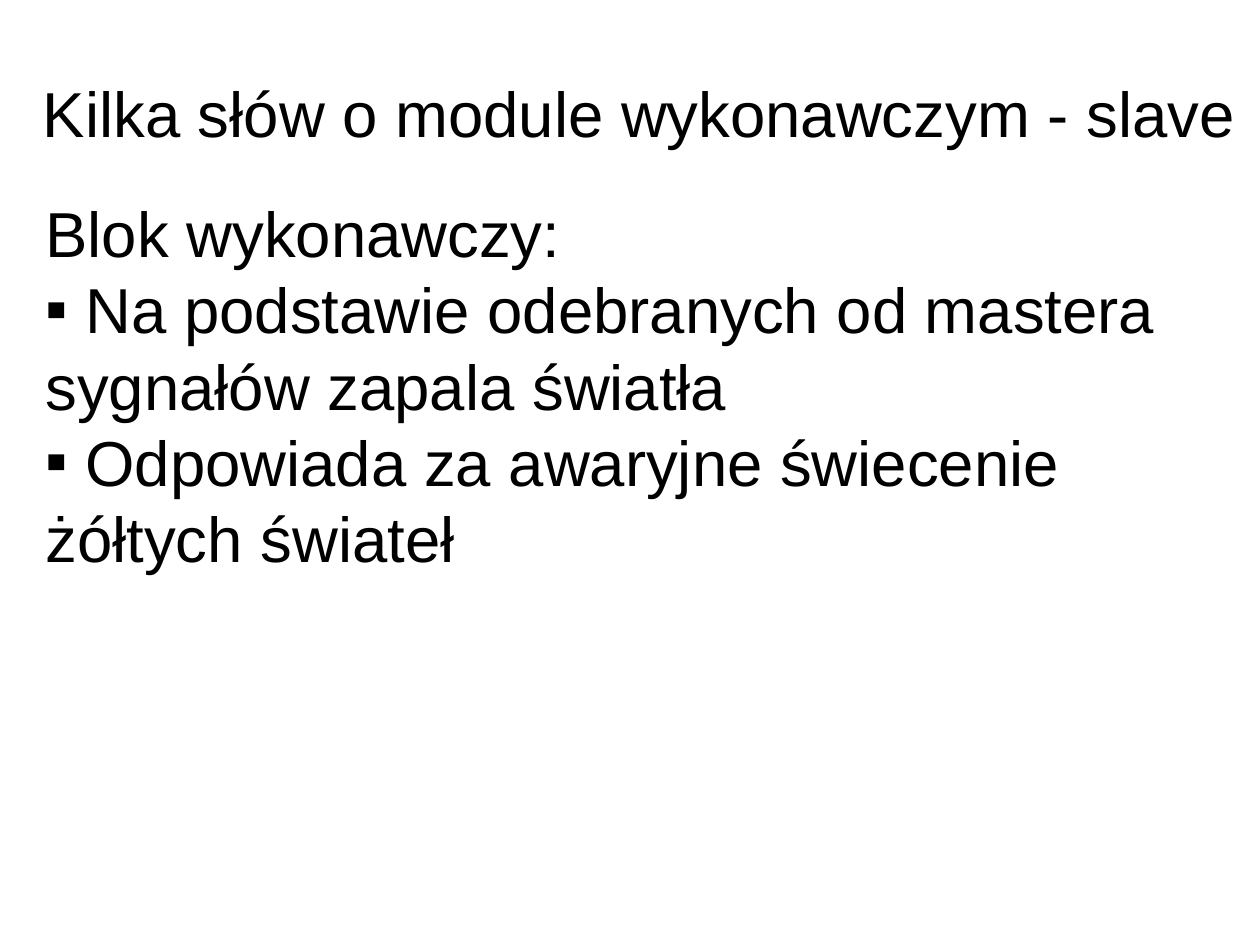
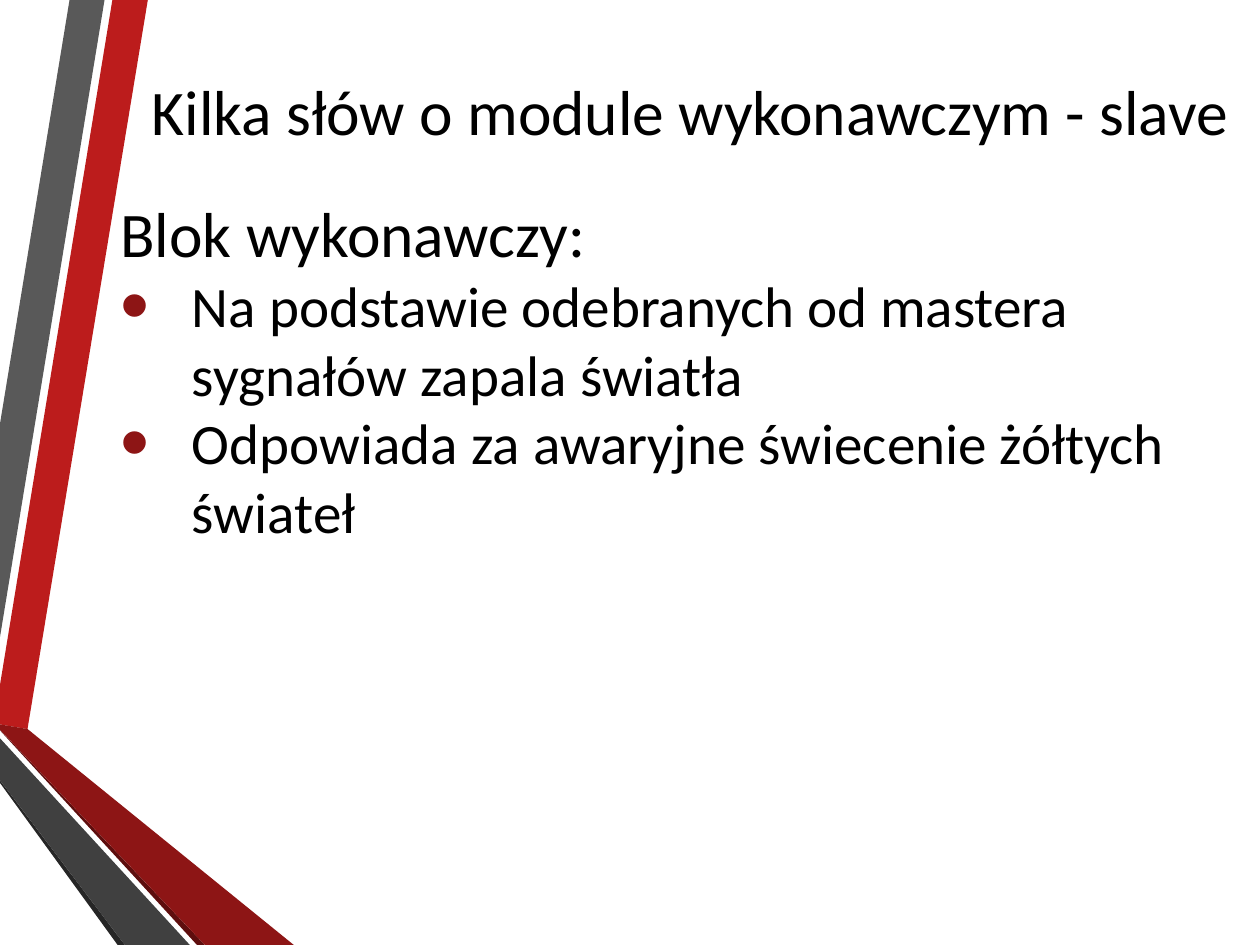
Before and after one commit to AleksanderPasiut/APProject_TrafficLights, a slide deck: slide 9 of prezentacja.pptx. Drawn at 1260x945 pixels with LibreOffice and Linux fonts; fonts in the diff are those of the drawing; background and template pictures are left out. Boxes give left, top, right and bottom in pixels: in the first picture for what was removed or moved away, otherwise in the second. Text is boxed around its words. In the diff, an @@ line names an element or a change of style, - is before the commit and + after.

```diff
--- a/prezentacja.pptx
+++ b/prezentacja.pptx
@@ title "Kilka słów o module wykonawczym ...": place and size @@
-title "Kilka słów o module wykonawczym ..." at box(43, 90, 1234, 149)
+title "Kilka słów o module wykonawczym ..." at box(152, 91, 1228, 146)
@@ title "Kilka słów o module wykonawczym ..." at box(152, 91, 1228, 146): font Arial to Calibri, letter outline none to #0D0D0D 0.75 pt; alignment left to centre; line spacing 0.9 to 1 @@
@@ text "Blok wykonawczy:": place and size @@
-text "Blok wykonawczy:" at box(46, 211, 1154, 574)
+text "Blok wykonawczy:" at box(120, 213, 1164, 534)
@@ text "Blok wykonawczy:" at box(120, 213, 1164, 534): font Arial to Calibri; size 40 to 36 pt in "Na podstawie odebranych od mastera sygnałów zapala ...", "Odpowiada za awaryjne świecenie żółtych świateł"; bullet ▪ to • @@
@@ group added at box(0, 0, 294, 945): 6 freeform shapes @@
```
Also in this commit, not shown: 11 other slides changed, 1 slide added, 1 other file.
